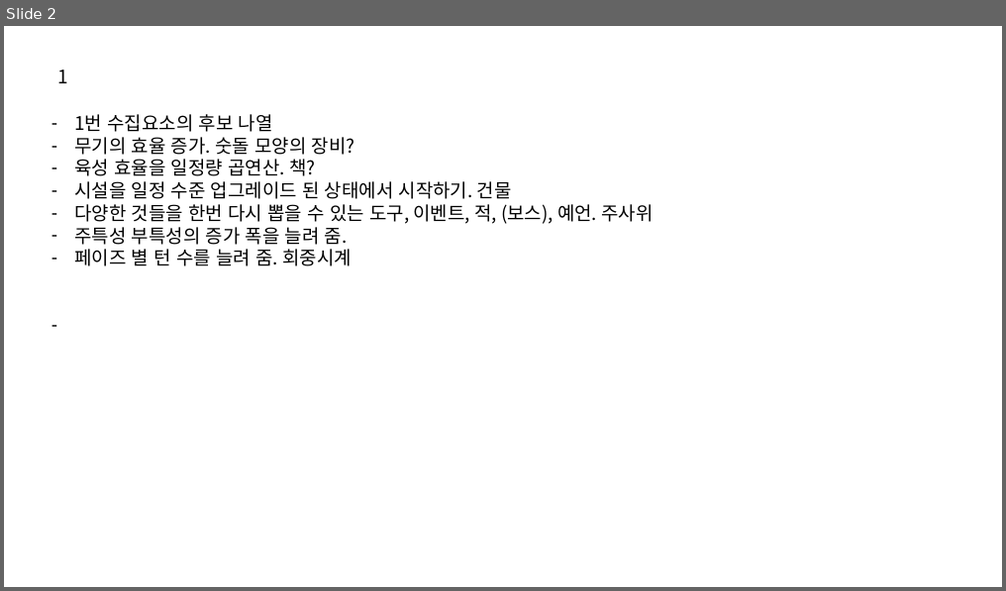
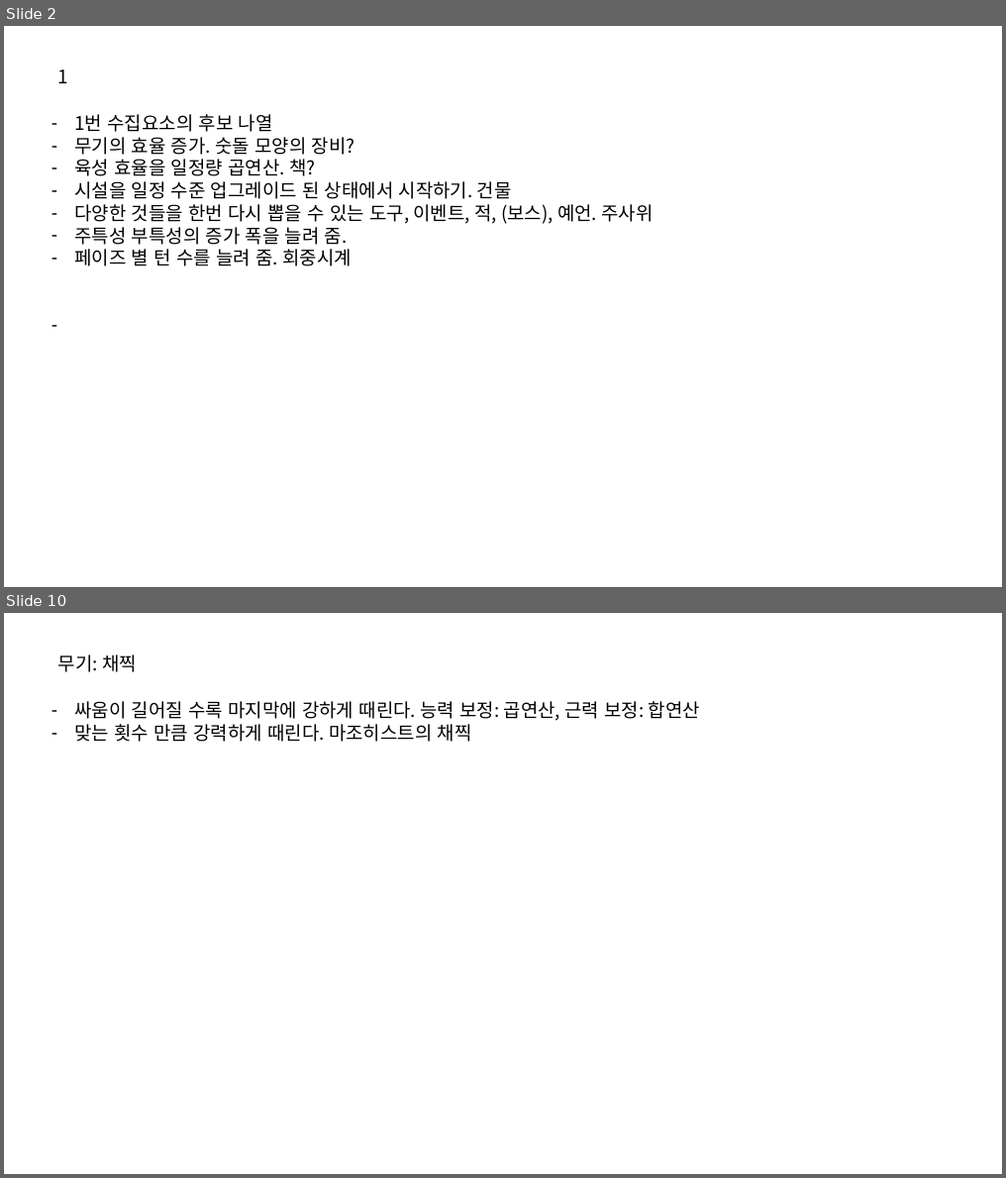
Before and after one commit to IdfKLeh/capstone, a slide deck: 수집요소.pptx. Shown one above the other, each under a label of ours: slide 2 before the commit, slides 2 and 10 after it; the slides between them are not shown. The pictures are 1006x591 and 1006x1178 pixels, drawn with LibreOffice and Linux fonts; fonts in the diff are those of the drawing. Boxes give left, top, right and bottom in pixels: in the first picture for what was removed or moved away, otherwise in the second. Text is boxed around its words. In the diff, an @@ line names an element or a change of style, - is before the commit and + after.

```diff
--- a/수집요소.pptx
+++ b/수집요소.pptx
@@ slide 10 added at [4,613,1002,1174], background #FFFFFF @@
@@ text added at [58,655,137,672], 18 pt, text #000000 @@
+무기: 채찍
@@ text added at [74,701,700,742], 18 pt, text #000000 @@
+– 싸움이 길어질 수록 마지막에 강하게 때린다. 능력 보정: 곱연산, 근력 보정: 합연산
+– 맞는 횟수 만큼 강력하게 때린다. 마조히스트의 채찍
```
Also in this commit, not shown: 2 slides changed, 5 other slides added, 4 other files.
